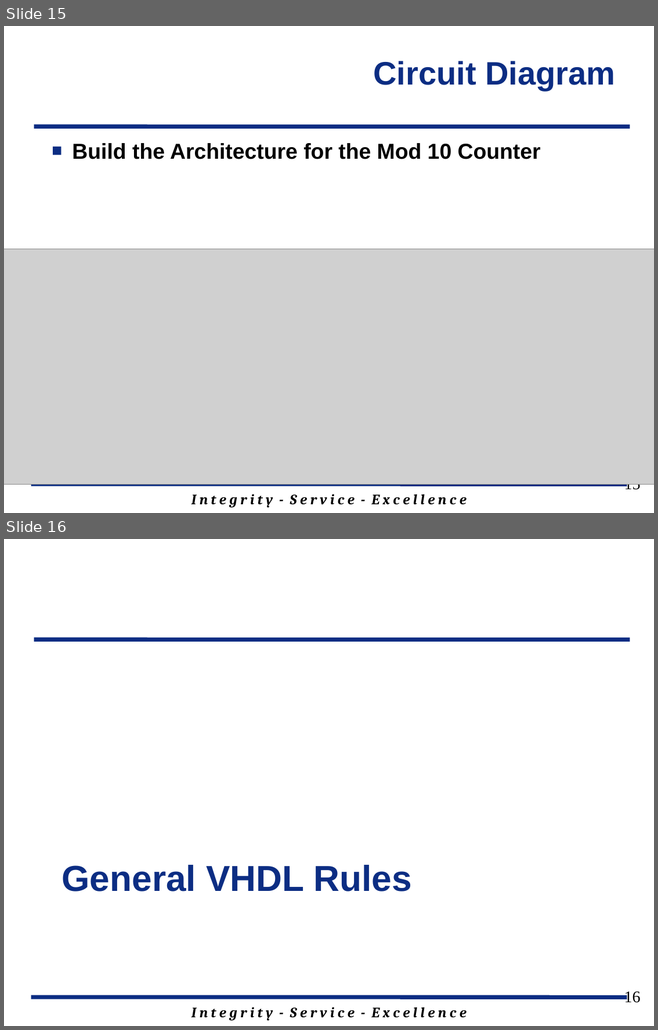
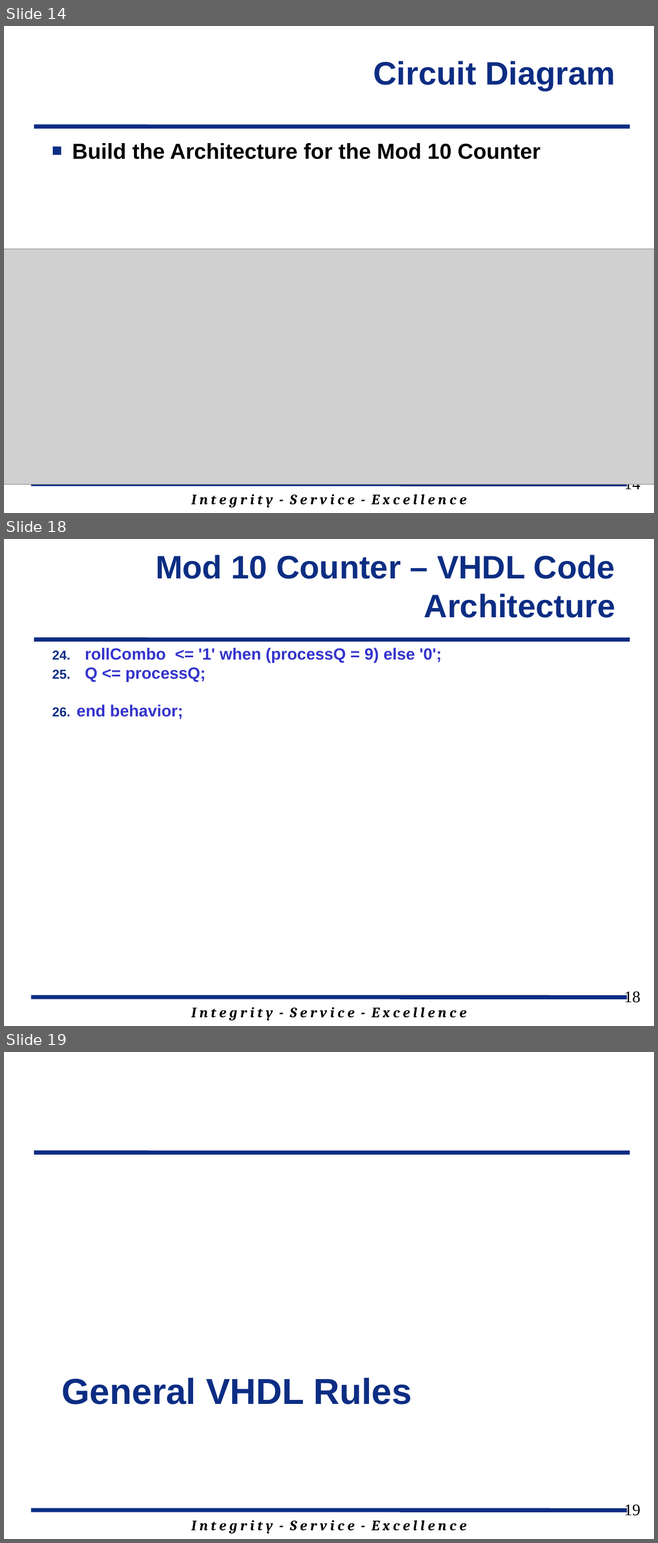
Before and after one commit to jfalkinburg/ECE383_web, a slide deck: lecture/slides/ECE_383_Lec4.pptx. Shown one above the other, each under a label of ours: slides 15 and 16 before the commit, slides 14, 18 and 19 after it; the slides between them are not shown. The pictures are 658x1030 and 658x1543 pixels, drawn with LibreOffice and Linux fonts; fonts in the diff are those of the drawing; grey boxes stand for pictures; background and template pictures are left out. Boxes give left, top, right and bottom in pixels: in the first picture for what was removed or moved away, otherwise in the second. Text is boxed around its words. In the diff, an @@ line names an element or a change of style, - is before the commit and + after.

```diff
--- a/lecture/slides/ECE_383_Lec4.pptx
+++ b/lecture/slides/ECE_383_Lec4.pptx
@@ slide 18 added at bbox=[4, 539, 654, 1026], background #FFFFFF; not listed: 3 template elements that a slide beside it also shows @@
@@ title added at bbox=[155, 555, 615, 618], 36 pt, text #0C2D83, bold @@
+Mod 10 Counter – VHDL Code
+Architecture
@@ text added at bbox=[76, 647, 441, 719], 18 pt, text #3333CC, bold @@
+  24. rollCombo <= '1' when (processQ = 9) else '0';
+  25. Q <= processQ;
+  26. end behavior;
@@ page number added at bbox=[624, 991, 640, 1003], 18 pt, text #000000 @@
+18
@@ what was slide 15 is now slide 14 @@
@@ page number at bbox=[624, 484, 640, 493]: text changed @@
-15
+14
@@ what was slide 16 is now slide 19 @@
@@ page number at bbox=[624, 1504, 640, 1516]: text changed @@
-16
+19
```
Also in this commit, not shown: 7 slides changed, 3 other slides added, 1 slide removed, 3 other files.
